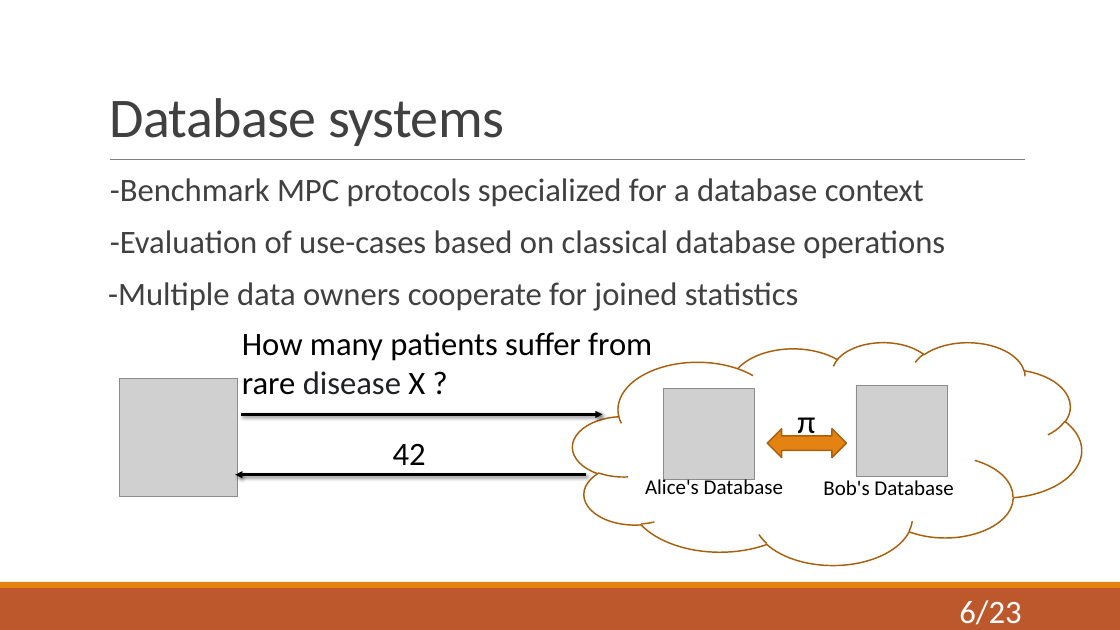
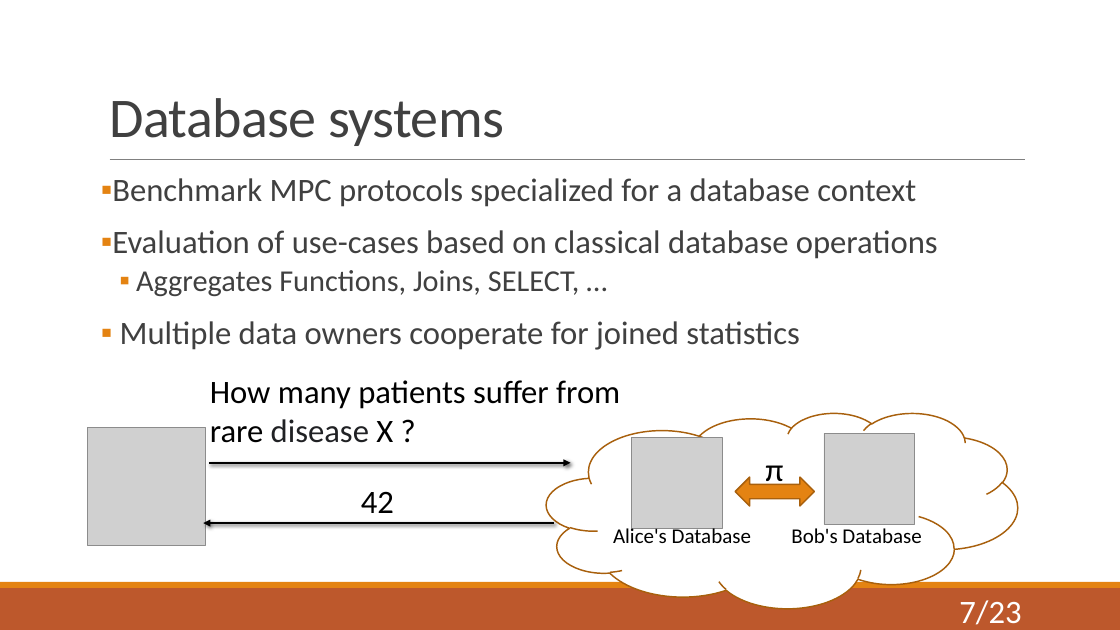
Before and after one commit to niklasUPB/thesis, a slide deck: slide 7 of thesis/Abschlussvortrag.pptx (slide 6 before the commit). Drawn at 1120x630 pixels with LibreOffice and Linux fonts; fonts in the diff are those of the drawing; grey boxes stand for pictures. Boxes give left, top, right and bottom in pixels: in the first picture for what was removed or moved away, otherwise in the second. Text is boxed around its words. In the diff, an @@ line names an element or a change of style, - is before the commit and + after.

```diff
--- a/thesis/Abschlussvortrag.pptx
+++ b/thesis/Abschlussvortrag.pptx
@@ text at bbox=[112, 178, 938, 350]: text changed @@
-  -Benchmark MPC protocols specialized for a database context
-  -Evaluation of use-cases based on classical database operations
--Multiple data owners cooperate for joined statistics
+▪ Benchmark MPC protocols specialized for a database context
+▪ Evaluation of use-cases based on classical database operations
+  ▪ Aggregates Functions, Joins, SELECT, …
+▪ Multiple data owners cooperate for joined statistics
@@ cloud "π": place and size @@
-cloud "π" at bbox=[573, 342, 1082, 565]
+cloud "π" at bbox=[547, 413, 1018, 608]
@@ text "π": place and size @@
-text "π" at bbox=[797, 417, 815, 441]
+text "π" at bbox=[765, 465, 783, 489]
@@ 3 pictures, 3 texts, 2 arrows, 1 left right arrow: place and size @@
-3 pictures, 3 texts, 2 arrows, 1 left right arrow at bbox=[119, 332, 947, 497]
+3 pictures, 3 texts, 2 arrows, 1 left right arrow at bbox=[87, 380, 915, 546]
@@ text "Bob's Database": place and size @@
-text "Bob's Database" at bbox=[823, 480, 953, 495]
+text "Bob's Database" at bbox=[791, 528, 921, 543]
@@ page number at bbox=[959, 600, 1021, 625]: text changed @@
-6/23
+7/23
```
Also in this commit, not shown: 12 other slides changed, 1 slide removed.
